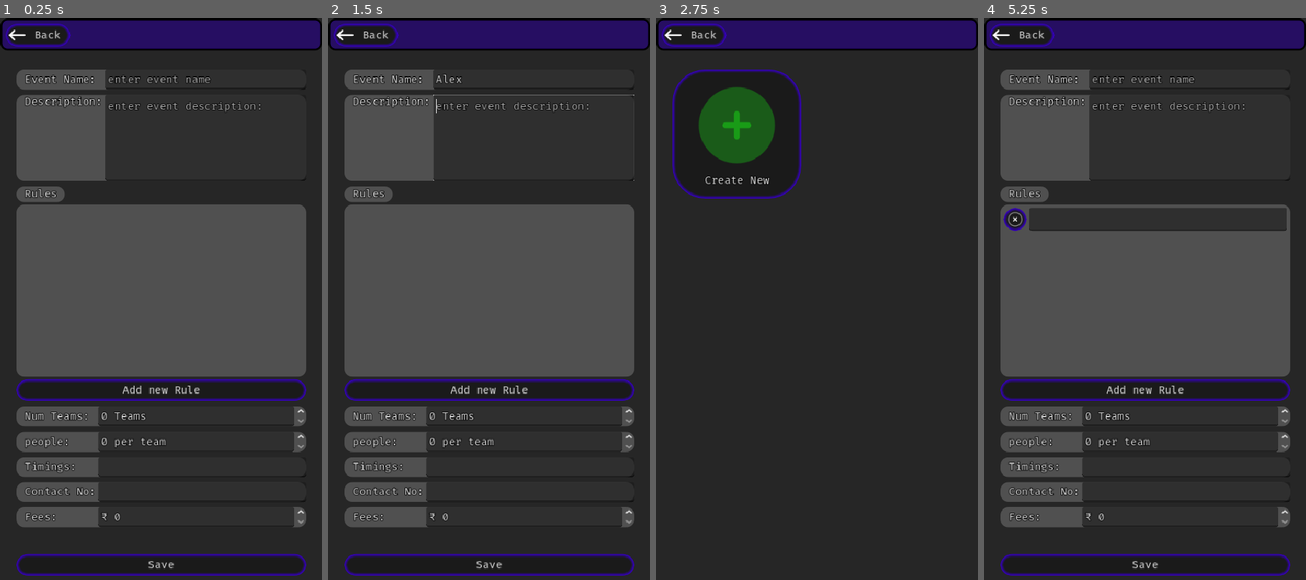
Above: before the commit, frames 1-4 (left to right).
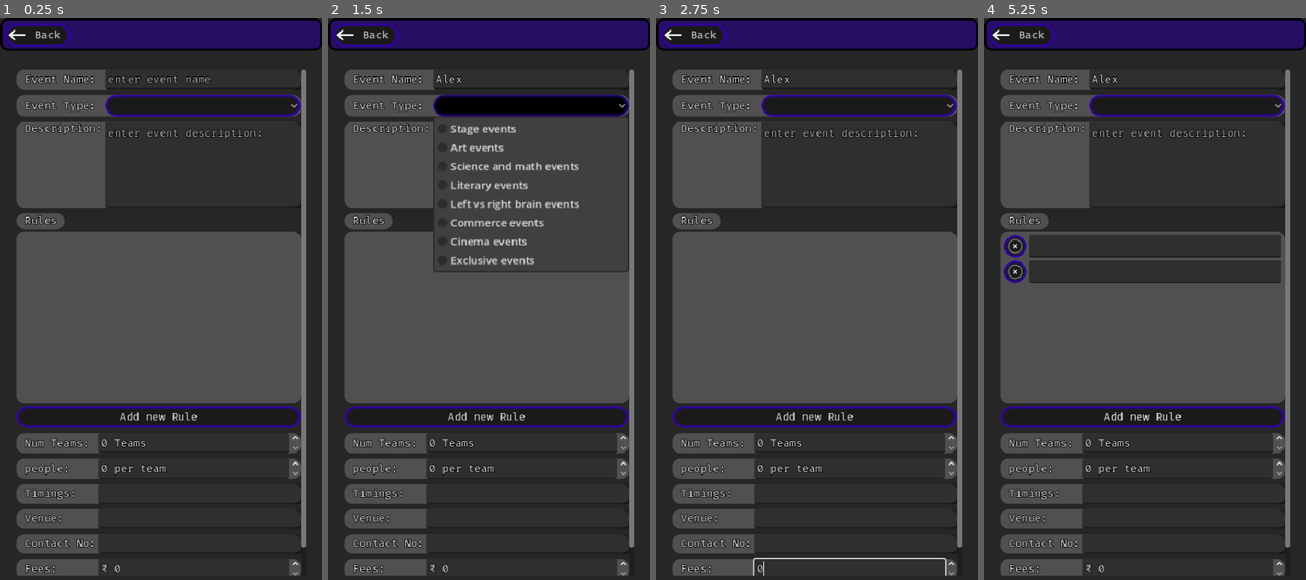
Above: after the commit, the same moments.

Repository: master172/clubdashboard
Game: Godot game, scene res://src/Main/create_event.tscn
Two runs of this game, one before a commit and one after it. Both use one fixed random seed, a clock stepped at 60 frames per second and the inputs below. This scene is started directly instead of the project's main scene.
Inputs (mouse positions are in pixels of both pictures, inside the frame that each line leads up to):
- Up to frame 1 (0.25 s): no input
- Up to frame 2 (1.5 s): click (534, 79) at 0.52 s; type "Alex" at 0.6 s; click (530, 107) at 1.27 s
- Up to frame 3 (2.75 s): click (817, 563) at 2 s, where only the run before the commit has a clickable "Save"
- Up to frame 4 (5.25 s): click (1064, 136) at 2.77 s; click "Add new Rule" at 3.5 s; click "Add new Rule" at 4.25 s; click (1016, 220) at 5.02 s

The runs differ from the first frame. In frame 1, 18% of the frame differs, in the area x 5-96%, y 9-100%; in frame 2, 20%; in frame 3, 43%; in frame 4, 22%.

Commit message:
add more fields for events

Diff:
--- a/src/Main/create_event.gd
+++ b/src/Main/create_event.gd
@@ -8,6 +8,8 @@
 @onready var timings: LineEdit = $VBoxContainer/MarginContainer/ScrollContainer/FormContainer/Timings/MarginContainer/HBoxContainer/timings
 @onready var fees: SpinBox = $VBoxContainer/MarginContainer/ScrollContainer/FormContainer/Fees/MarginContainer/HBoxContainer/fees
 @onready var rule_container: VBoxContainer = $VBoxContainer/MarginContainer/ScrollContainer/FormContainer/RulesPanel/VBoxContainer/PanelContainer/MarginContainer/ScrollContainer/RuleContainer
+@onready var venue: LineEdit = $VBoxContainer/MarginContainer/ScrollContainer/FormContainer/Venue/MarginContainer/HBoxContainer/venue
+@onready var event_type: OptionButton = $VBoxContainer/MarginContainer/ScrollContainer/FormContainer/Type/MarginContainer/HBoxContainer/event_type
 
 const RULE = preload("res://src/UIComponents/rule.tscn")
 
@@ -17,6 +19,7 @@
 	num_teams,
 	num_participants,
 	timings,
+	venue,
 	fees,
 	contact_no,
 ]
@@ -27,29 +30,30 @@
 	num_teams:"num_teams",
 	num_participants:"num_participants",
 	timings:"timings",
+	venue:"venue",
 	fees:"fees",
 	contact_no:"contact_no",
 }
 
 var data:Dictionary = {
 	"club_name":Utils.login_club,
-	"event_id":"",
 	"event_name":"",
 	"description":"",
 	"rules":[],
 	"num_participants":0,
 	"num_teams":0,
 	"timings":"",
+	"venue":"",
+	"event_type":"",
 	"contact_no":"",
 	"fees":0
 }
 
+var selected_event:String = ""
 func _ready() -> void:
 	if Utils.selected_event.size() != 0:
-
+		selected_event = Utils.selected_event.get_front()
 		attemt_event_load()
-	else:
-		attemt_events_size()
 
 func _on_back_pressed() -> void:
 	var EventManager:PackedScene = load("res://src/Main/manage_events.tscn")
@@ -125,6 +129,8 @@
 		else:
 			data[field_map[i]] = i.text if Utils.has_property(i,"text") else int(i.value)
 
+	if selected_event != "":
+		data["event_id"] = selected_event
 	if Utils.login_club == "":
 		_on_back_pressed()
 	else:
@@ -153,9 +159,7 @@
 	http.request_completed.connect(self._on_load_completed)
 	http.request_completed.connect(http.queue_free.unbind(4))
 	var header = ["Content-Type: application/json"]
-	var loading_event = Utils.selected_event.get_front()
-	data["event_id"] = loading_event
-	var body:String = JSON.stringify({"club_name":Utils.login_club,"event_name":loading_event})
+	var body:String = JSON.stringify({"club_name":Utils.login_club,"event_name":selected_event})
 
 	var err = http.request("http://127.0.0.1:8000/event",header,HTTPClient.METHOD_GET,body)
 	if err != OK:
@@ -168,6 +172,12 @@
 			load_event_details(Data)
 	else:
 		push_error("request failed response code: ",response_code)
+
+func get_index_by_text(text: String) -> int:
+	for i in range(event_type.item_count):
+		if event_type.get_item_text(i) == text:
+			return i
+	return -1
 
 func load_event_details(Data:Dictionary):
 
@@ -178,7 +188,8 @@
 	num_teams.set_value(Data.num_teams)
 	num_participants.set_value(Data.num_participants)
 	fees.set_value(Data.fees)
-
+	venue.text = Data["venue"]
+	event_type.select(get_index_by_text(Data["event_type"]))
 	for i in Data.rules:
 		var new_rule:Node = RULE.instantiate()
 		new_rule.name = "rule_"+str(rule_container.get_child_count())
@@ -187,22 +198,16 @@
 		new_rule.text = i
 		fields.append(new_rule)
 
-func attemt_events_size():
-	var http :HTTPRequest = HTTPRequest.new()
-	add_child(http)
-	http.request_completed.connect(self._on_size_completed)
-	http.request_completed.connect(http.queue_free.unbind(4))
-	var header = ["Content-Type: application/json"]
-	var body:String = JSON.stringify({"club_name":Utils.login_club})
-
-	var err = http.request("http://127.0.0.1:8000/event_size",header,HTTPClient.METHOD_GET,body)
-	if err != OK:
-		push_error("http request error: ",err)
-
-func _on_size_completed(result: int, response_code: int, headers: PackedStringArray, body: PackedByteArray) -> void:
-	if response_code == 200:
-		var Data_number :int = JSON.parse_string(body.get_string_from_utf8())
-		if Data_number != null:
-			data["event_id"] = "event_"+str(Data_number+1)
-	else:
-		push_error("request failed response code: ",response_code)
+
+func _on_venue_text_submitted(new_text: String) -> void:
+	if Utils.is_whitespace(new_text):
+		OS.alert("please enter valid venue")
+		venue.text = ""
+		venue.release_focus()
+		return
+	data["venue"] = new_text
+	venue.release_focus()
+
+
+func _on_event_type_item_selected(index: int) -> void:
+	data["event_type"] = event_type.get_item_text(index)
--- a/src/Main/create_event.tscn
+++ b/src/Main/create_event.tscn
@@ -91,6 +91,41 @@
 size_flags_horizontal = 3
 placeholder_text = "enter event name"
 
+[node name="Type" type="PanelContainer" parent="VBoxContainer/MarginContainer/ScrollContainer/FormContainer"]
+layout_mode = 2
+
+[node name="MarginContainer" type="MarginContainer" parent="VBoxContainer/MarginContainer/ScrollContainer/FormContainer/Type"]
+layout_mode = 2
+theme_override_constants/margin_left = 12
+
+[node name="HBoxContainer" type="HBoxContainer" parent="VBoxContainer/MarginContainer/ScrollContainer/FormContainer/Type/MarginContainer"]
+layout_mode = 2
+
+[node name="Title" type="Label" parent="VBoxContainer/MarginContainer/ScrollContainer/FormContainer/Type/MarginContainer/HBoxContainer"]
+layout_mode = 2
+text = "Event Type: "
+
+[node name="event_type" type="OptionButton" parent="VBoxContainer/MarginContainer/ScrollContainer/FormContainer/Type/MarginContainer/HBoxContainer"]
+layout_mode = 2
+size_flags_horizontal = 3
+item_count = 8
+popup/item_0/text = "Stage events"
+popup/item_0/id = 0
+popup/item_1/text = "Art events"
+popup/item_1/id = 1
+popup/item_2/text = "Science and math events"
+popup/item_2/id = 2
+popup/item_3/text = "Literary events"
+popup/item_3/id = 3
+popup/item_4/text = "Left vs right brain events"
+popup/item_4/id = 4
+popup/item_5/text = "Commerce events"
+popup/item_5/id = 5
+popup/item_6/text = "Cinema events"
+popup/item_6/id = 6
+popup/item_7/text = "Exclusive events"
+popup/item_7/id = 7
+
 [node name="EventDescription" type="PanelContainer" parent="VBoxContainer/MarginContainer/ScrollContainer/FormContainer"]
 layout_mode = 2
 
@@ -218,6 +253,25 @@
 layout_mode = 2
 size_flags_horizontal = 3
 
+[node name="Venue" type="PanelContainer" parent="VBoxContainer/MarginContainer/ScrollContainer/FormContainer"]
+layout_mode = 2
+
+[node name="MarginContainer" type="MarginContainer" parent="VBoxContainer/MarginContainer/ScrollContainer/FormContainer/Venue"]
+layout_mode = 2
+theme_override_constants/margin_left = 12
+
+[node name="HBoxContainer" type="HBoxContainer" parent="VBoxContainer/MarginContainer/ScrollContainer/FormContainer/Venue/MarginContainer"]
+layout_mode = 2
+
+[node name="Title" type="Label" parent="VBoxContainer/MarginContainer/ScrollContainer/FormContainer/Venue/MarginContainer/HBoxContainer"]
+layout_mode = 2
+text = "Venue:     "
+horizontal_alignment = 1
+
+[node name="venue" type="LineEdit" parent="VBoxContainer/MarginContainer/ScrollContainer/FormContainer/Venue/MarginContainer/HBoxContainer"]
+layout_mode = 2
+size_flags_horizontal = 3
+
 [node name="ContactNo" type="PanelContainer" parent="VBoxContainer/MarginContainer/ScrollContainer/FormContainer"]
 layout_mode = 2
 
@@ -264,11 +318,13 @@
 
 [connection signal="pressed" from="VBoxContainer/Header/VBoxContainer/Back" to="." method="_on_back_pressed"]
 [connection signal="text_submitted" from="VBoxContainer/MarginContainer/ScrollContainer/FormContainer/EventName/MarginContainer/HBoxContainer/event_name" to="." method="_on_event_name_text_submitted"]
+[connection signal="item_selected" from="VBoxContainer/MarginContainer/ScrollContainer/FormContainer/Type/MarginContainer/HBoxContainer/event_type" to="." method="_on_event_type_item_selected"]
 [connection signal="text_set" from="VBoxContainer/MarginContainer/ScrollContainer/FormContainer/EventDescription/MarginContainer/HBoxContainer/description" to="." method="_on_description_text_set"]
 [connection signal="pressed" from="VBoxContainer/MarginContainer/ScrollContainer/FormContainer/RulesPanel/VBoxContainer/AddRule" to="." method="_on_add_rule_pressed"]
 [connection signal="value_changed" from="VBoxContainer/MarginContainer/ScrollContainer/FormContainer/NumTeams/MarginContainer/HBoxContainer/num_teams" to="." method="_on_num_teams_value_changed"]
 [connection signal="value_changed" from="VBoxContainer/MarginContainer/ScrollContainer/FormContainer/NumParticipants/MarginContainer/HBoxContainer/num_participants" to="." method="_on_num_participants_value_changed"]
 [connection signal="text_submitted" from="VBoxContainer/MarginContainer/ScrollContainer/FormContainer/Timings/MarginContainer/HBoxContainer/timings" to="." method="_on_timings_text_submitted"]
+[connection signal="text_submitted" from="VBoxContainer/MarginContainer/ScrollContainer/FormContainer/Venue/MarginContainer/HBoxContainer/venue" to="." method="_on_venue_text_submitted"]
 [connection signal="text_submitted" from="VBoxContainer/MarginContainer/ScrollContainer/FormContainer/ContactNo/MarginContainer/HBoxContainer/contact_no" to="." method="_on_contact_no_text_submitted"]
 [connection signal="value_changed" from="VBoxContainer/MarginContainer/ScrollContainer/FormContainer/Fees/MarginContainer/HBoxContainer/fees" to="." method="_on_fees_value_changed"]
 [connection signal="pressed" from="VBoxContainer/MarginContainer/ScrollContainer/FormContainer/Save" to="." method="_on_save_pressed"]
